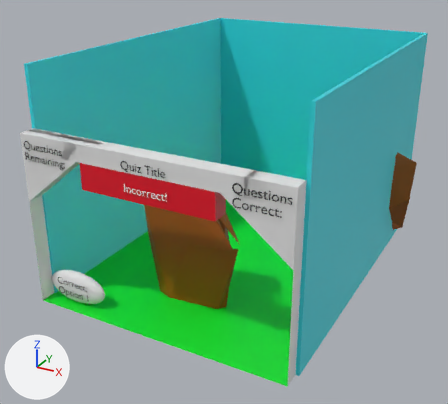
An edit to the Blender file blender/arch_with_incorrect.blend, drawn before and after from the same camera.
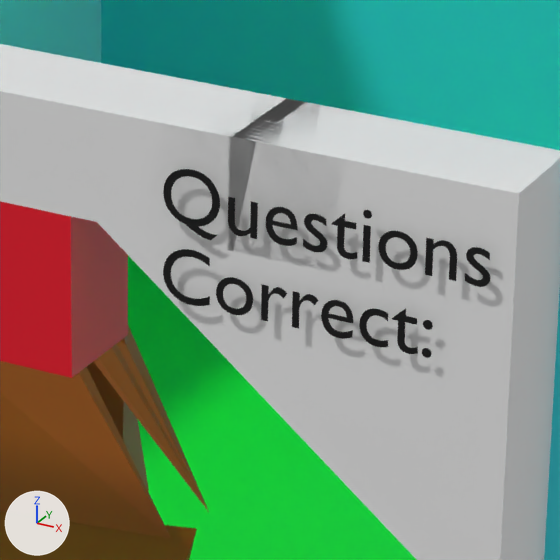
The first picture shows the older version from a camera (50 mm lens) standing at (17.0, -23.7, 20.5) and looking at (-0.6, 8.3, 4.5). The close-ups show both versions on the part from 45% to 68% of the width and 38% to 63% of the height of that picture; other places that the commit changed are outside them. Lighting does not change. The marker at lower left points along +X, +Y and +Z.

Names of what the first close-up shows: 'Background', 'Correct Text', 'Floor', 'Left', 'Obstacle_center', 'Question Pane', 'Right', 'Title_Pane', 'Triangle_Right'.
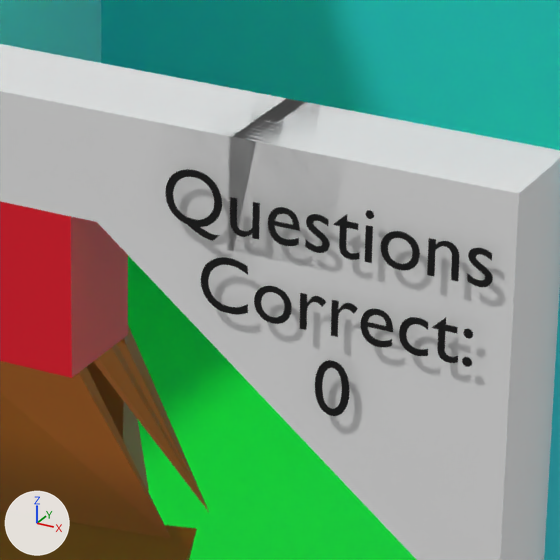
Changed parts and their boxes [x1, y1, x2, y2] in the close-ups (560 x 560 px):
```json
{"object": "Correct Text", "change": "text changed, moved", "before": [163, 169, 490, 358], "after": [165, 169, 493, 416]}
```

Scene script edits in JSON lines:
```json
{"op": "set", "path": "txt_questions_correct.body", "old": "'Questions \\nCorrect:'", "new": "'Questions \\nCorrect:\\n0'"}
{"op": "add", "block": "txt_questions_correct", "code": "txt_questions_correct.align_x = 'CENTER'"}
{"op": "set", "path": "ob_correct_text.location", "old": "(4.9, -1.1, 9.7)", "new": "(6.5, -1.1, 9.7)"}
```
